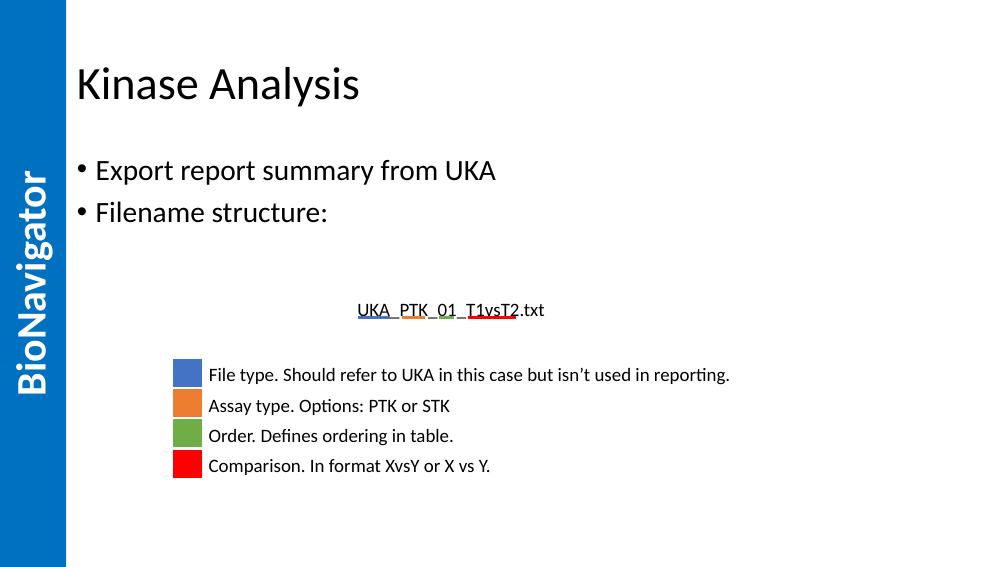
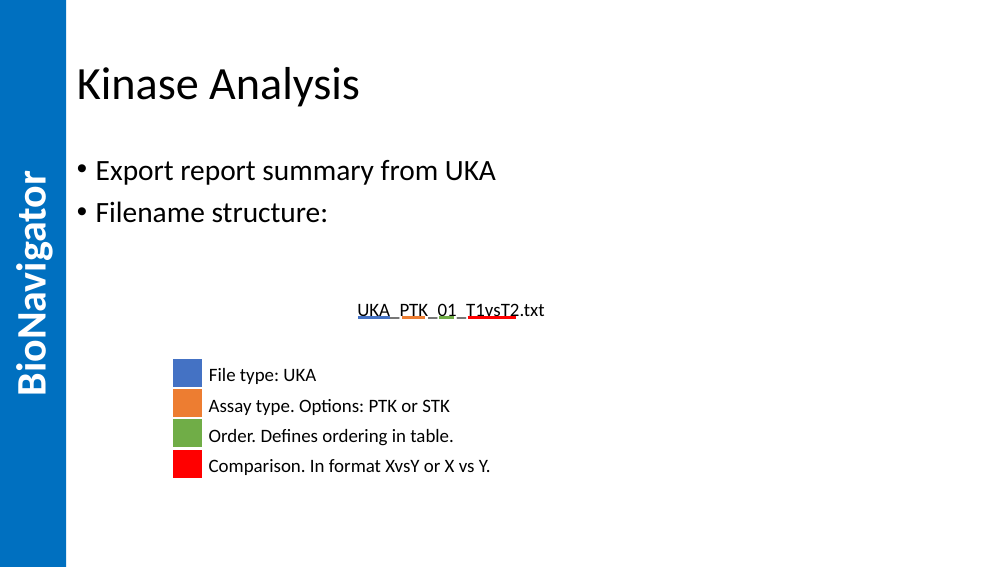
Before and after one commit to pamgene/autoreport2023, a slide deck: slide 8 of ref/HowToUse.pptx. Drawn at 1008x567 pixels with LibreOffice and Linux fonts; fonts in the diff are those of the drawing. Boxes give left, top, right and bottom in pixels: in the first picture for what was removed or moved away, otherwise in the second. Text is boxed around its words. In the diff, an @@ line names an element or a change of style, - is before the commit and + after.

```diff
--- a/ref/HowToUse.pptx
+++ b/ref/HowToUse.pptx
@@ text at (209, 368, 316, 384): text changed @@
-File type. Should refer to UKA in this case but isn’t used in reporting.
+File type: UKA
```
Also in this commit, not shown: 1 other slide changed, 1 slide added, 2 other files.
